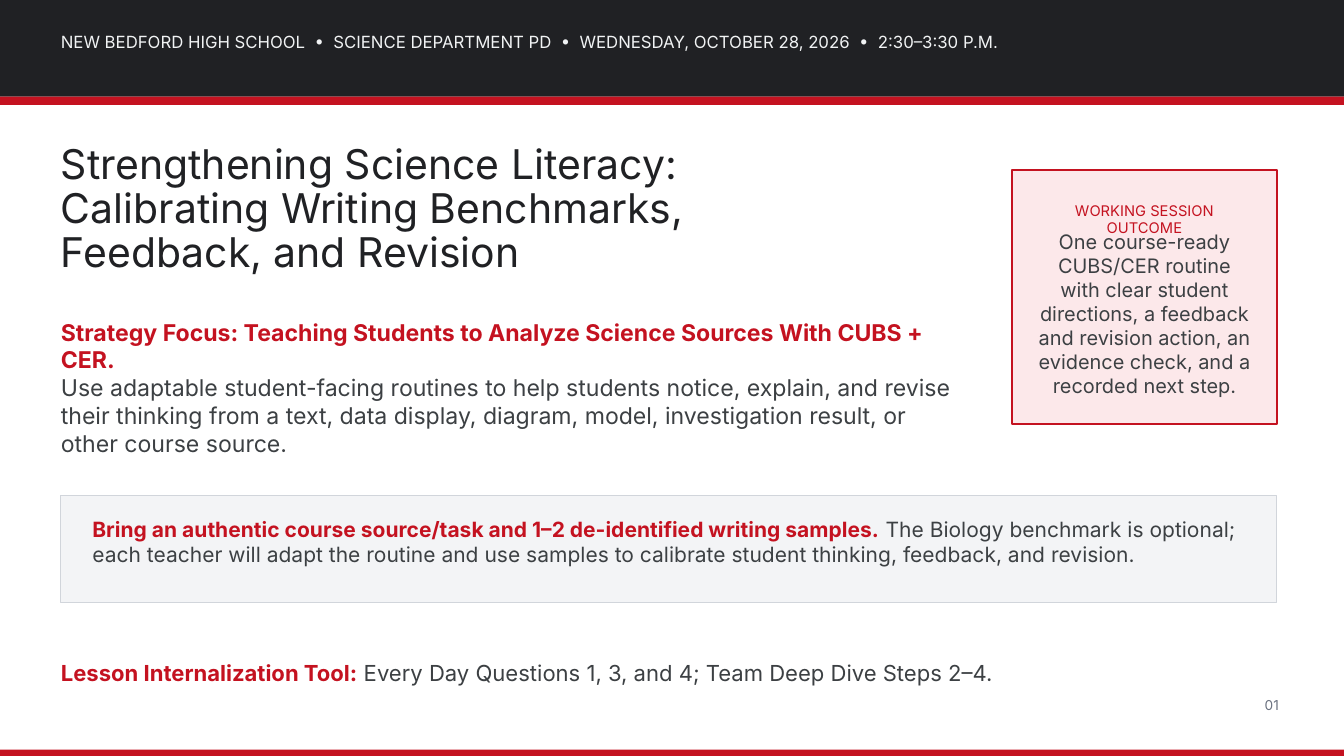
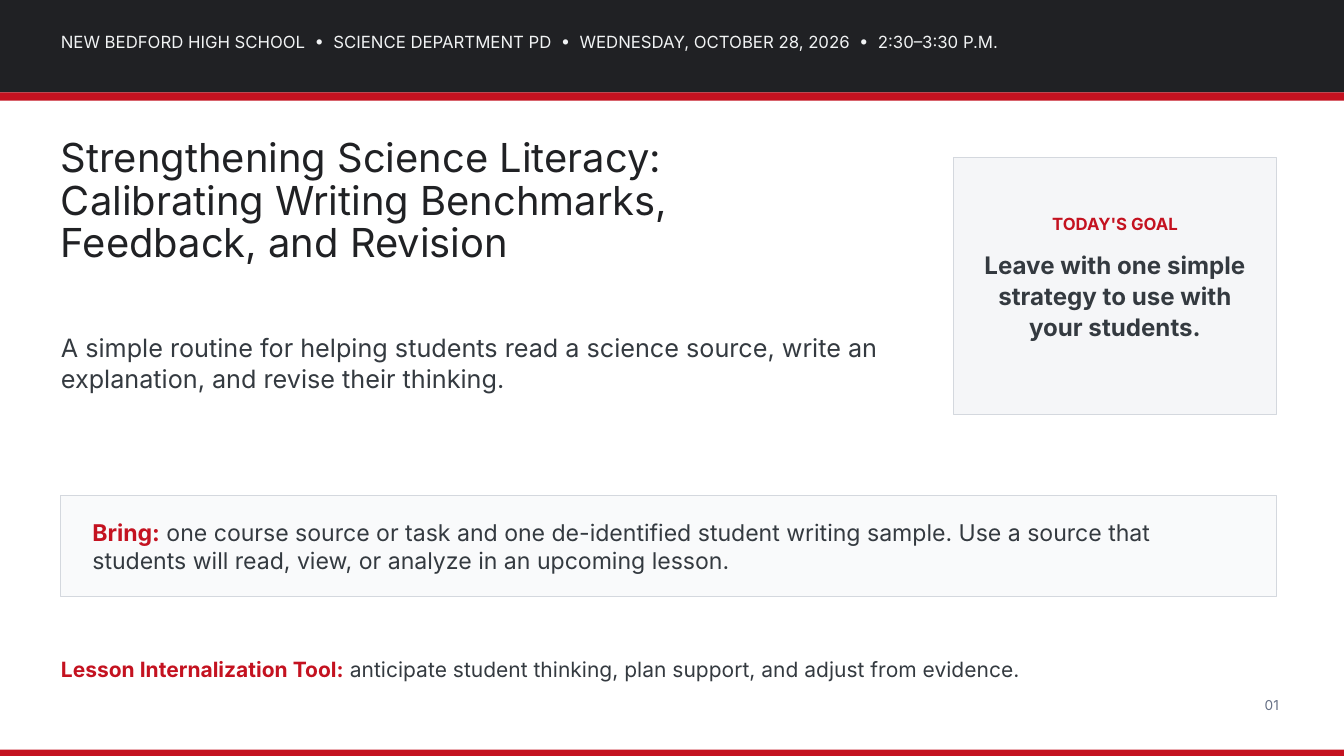
Before and after one commit to nbhs-science/nbhs-science, a slide deck: slide 1 of assets/plc/2026-10-28_Science_Department_PD_Strengthening_Science_Literacy.pptx. Drawn at 1344x756 pixels with LibreOffice and Linux fonts; fonts in the diff are those of the drawing. Boxes give left, top, right and bottom in pixels: in the first picture for what was removed or moved away, otherwise in the second. Text is boxed around its words. In the diff, an @@ line names an element or a change of style, - is before the commit and + after.

Commit message:
Simplify Oct. 28 Science Literacy PD deck
Replace the PD PowerPoint with a teacher-friendly version, correct Claim = pink, Evidence = green, Reasoning = blue, and remove the Biology reference from the cover.

```diff
--- a/assets/plc/2026-10-28_Science_Department_PD_Strengthening_Science_Literacy.pptx
+++ b/assets/plc/2026-10-28_Science_Department_PD_Strengthening_Science_Literacy.pptx
@@ rectangle resized from (x1=0, y1=0, x2=1344, y2=97) to (x1=0, y1=0, x2=1344, y2=92) @@
@@ rectangle moved from (x1=0, y1=97, x2=1344, y2=105) to (x1=0, y1=92, x2=1344, y2=101) @@
@@ text "Strengthening Science Literacy:" at (x1=61, y1=142, x2=668, y2=264): size 39 to 38 pt; line spacing 41.7pt to 40.3pt @@
@@ rectangle resized from (x1=1012, y1=170, x2=1277, y2=424) to (x1=953, y1=157, x2=1277, y2=414) @@
@@ rectangle at (x1=953, y1=157, x2=1277, y2=414): fill #FCE8EA to #F5F6F8; outline #C41220 2 pt to #D4D8DE 1 pt @@
@@ text removed at (x1=1075, y1=205, x2=1213, y2=233) @@
-WORKING SESSION OUTCOME
@@ text added at (x1=984, y1=217, x2=1245, y2=341), 23 pt, text #343A40, bold @@
+TODAY'S GOAL
+Leave with one simple strategy to use with your students.
@@ text removed at (x1=1039, y1=232, x2=1250, y2=397) @@
-One course-ready CUBS/CER routine with clear student directions, a feedback and revision action, an evidence check, and a recorded next step.
@@ text removed at (x1=61, y1=323, x2=950, y2=429) @@
-Strategy Focus: Teaching Students to Analyze Science Sources With CUBS + CER.
-Use adaptable student-facing routines to help students notice, explain, and revise their thinking from a text, data display, diagram, model, investigation result, or other course source.
@@ text added at (x1=61, y1=338, x2=877, y2=393), 24 pt, text #343A40 @@
+A simple routine for helping students read a science source, write an explanation, and revise their thinking.
@@ rectangle resized from (x1=61, y1=496, x2=1277, y2=603) to (x1=61, y1=496, x2=1277, y2=596) @@
@@ rectangle at (x1=61, y1=496, x2=1277, y2=596): fill #F3F4F6 to #F9FAFB; outline #D1D5DB 1 pt to #D4D8DE 1 pt @@
@@ text at (x1=92, y1=523, x2=1150, y2=574): text changed; size 20 to 22 pt; text colour #3C4043 to #343A40 @@
-Bring an authentic course source/task and 1–2 de-identified writing samples. The Biology benchmark is optional; each teacher will adapt the routine and use samples to calibrate student thinking, feedback, and revision.
+Bring: one course source or task and one de-identified student writing sample. Use a source that students will read, view, or analyze in an upcoming lesson.
@@ text at (x1=61, y1=661, x2=1020, y2=682): text changed; size 21 to 20 pt; text colour #3C4043 to #343A40 @@
-Lesson Internalization Tool: Every Day Questions 1, 3, and 4; Team Deep Dive Steps 2–4.
+Lesson Internalization Tool: anticipate student thinking, plan support, and adjust from evidence.
```
Also in this commit, not shown: 6 other slides changed, 2 slides added, 2 slides removed.
